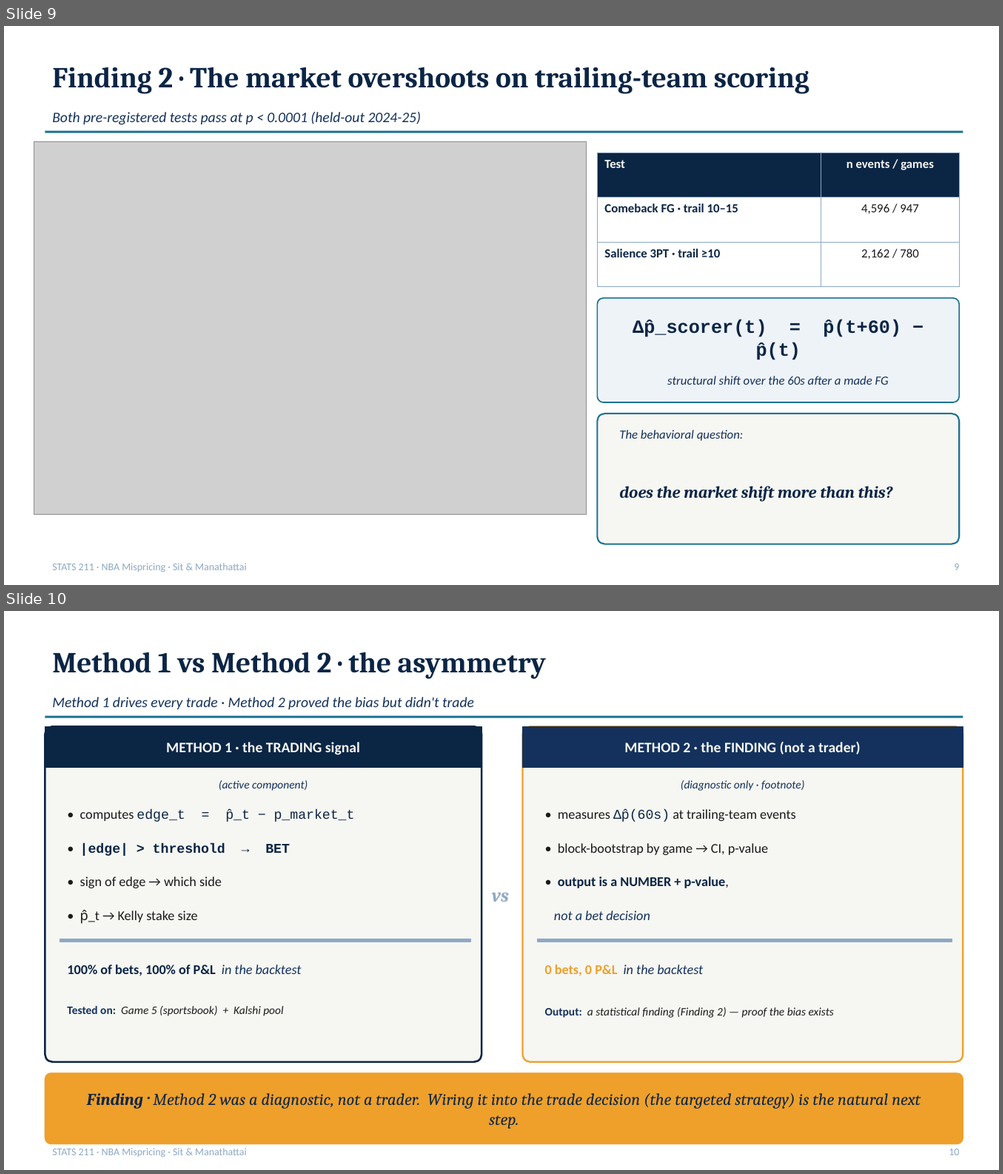
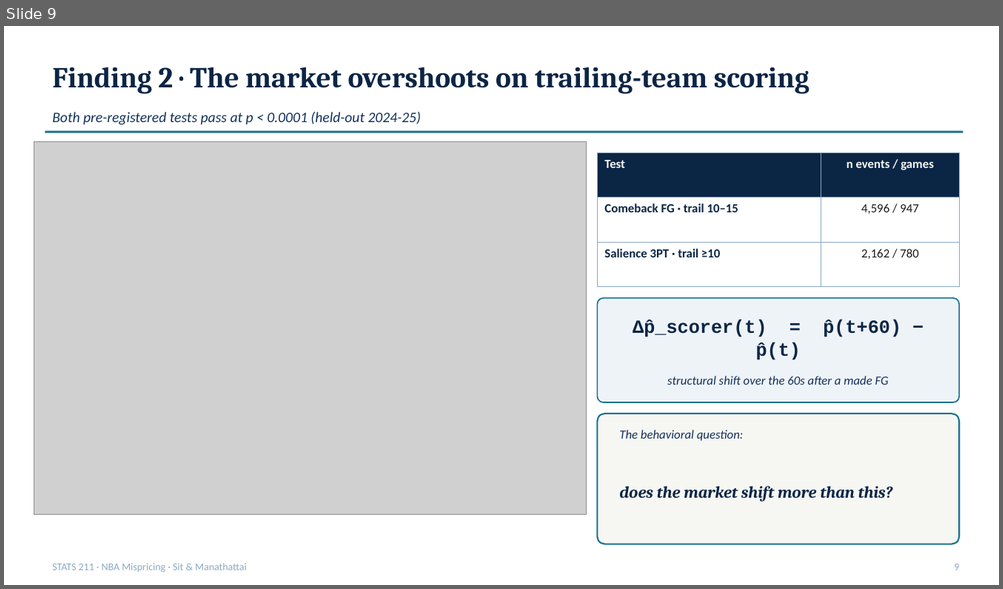
Before and after one commit to ivan-sit/live-nba-market-mispricing-detection, a slide deck: slides/final_deck.pptx. Shown one above the other, each under a label of ours: slides 9 and 10 before the commit, slide 9 after it. The pictures are 1003x1174 and 1003x589 pixels, drawn with LibreOffice and Linux fonts; fonts in the diff are those of the drawing; grey boxes stand for pictures. Boxes give left, top, right and bottom in pixels: in the first picture for what was removed or moved away, otherwise in the second. Text is boxed around its words. In the diff, an @@ line names an element or a change of style, - is before the commit and + after.

```diff
--- a/slides/final_deck.pptx
+++ b/slides/final_deck.pptx
@@ slide 10 removed at [4,611,999,1170], background #FFFFFF @@
@@ text removed at [52,652,546,679] @@
-Method 1 vs Method 2 · the asymmetry
@@ text removed at [52,697,474,709] @@
-Method 1 drives every trade · Method 2 proved the bias but didn't trade
@@ line removed from (45, 717) to (963, 717) @@
@@ rounded rectangle removed at [45,726,481,1062] @@
@@ rectangle removed at [45,726,481,768] @@
@@ text removed at [166,742,360,755] @@
-METHOD 1 · the TRADING signal
@@ rounded rectangle removed at [523,726,963,1062] @@
@@ rectangle removed at [523,726,963,768] @@
@@ text removed at [624,741,860,755] @@
-METHOD 2 · the FINDING (not a trader)
@@ text removed at [219,780,307,791] @@
-(active component)
@@ text removed at [680,780,804,791] @@
-(diagnostic only · footnote)
@@ text removed at [80,810,355,822] @@
-• computes edge_t = p̂_t − p_market_t
@@ text removed at [558,809,796,822] @@
-• measures Δp̂(60s) at trailing-team events
@@ text removed at [80,843,290,856] @@
-• |edge| > threshold → BET
@@ text removed at [558,843,768,855] @@
-• block-bootstrap by game → CI, p-value
@@ text removed at [80,877,222,889] @@
-• sign of edge → which side
@@ text removed at [558,877,728,889] @@
-• output is a NUMBER + p-value,
@@ text removed at [492,892,509,902] @@
-vs
@@ text removed at [80,910,198,924] @@
-• p̂_t → Kelly stake size
@@ text removed at [554,911,650,920] @@
-not a bet decision
@@ rectangle removed at [60,940,470,943] @@
@@ rectangle removed at [538,940,951,943] @@
@@ text removed at [67,965,301,976] @@
-100% of bets, 100% of P&L in the backtest
@@ text removed at [545,965,703,977] @@
-0 bets, 0 P&L in the backtest
@@ text removed at [67,1006,283,1017] @@
-Tested on: Game 5 (sportsbook) + Kalshi pool
@@ text removed at [545,1008,834,1018] @@
-Output: a statistical finding (Finding 2) — proof the bias exists
@@ rounded rectangle removed at [45,1073,963,1145] @@
@@ text removed at [87,1093,920,1129] @@
-Finding · Method 2 was a diagnostic, not a trader. Wiring it into the trade decision (the targeted strategy) is the natural next step.
@@ text removed at [52,1148,247,1158] @@
-STATS 211 · NBA Mispricing · Sit & Manathattai
@@ text removed at [948,1149,959,1156] @@
-10
```
Also in this commit, not shown: 3 slides changed, 2 slides added, 5 other slides removed, 3 other files.
